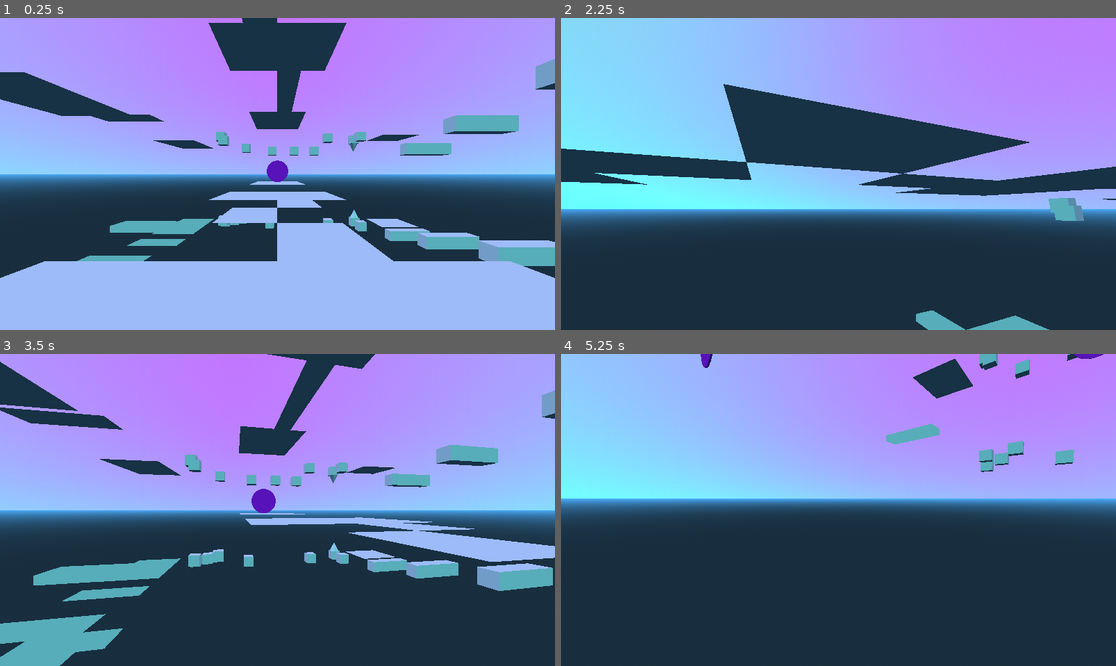
Above: before the commit, frames 1-4 (two rows, left to right).
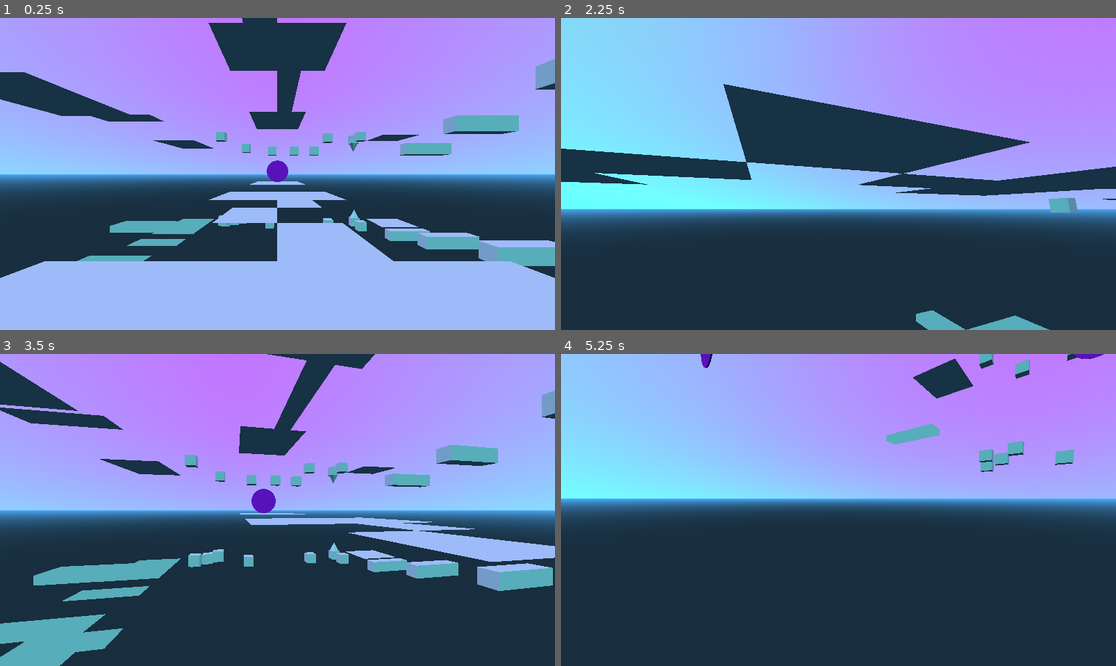
Above: after the commit, the same moments.

Repository: william-v4/flippyflippy
Game: Godot game, scene res://main/title.tscn
The game is run twice, just before and just after one commit, with the same random seed, the same clock (stepped at 60 frames per second) and the same inputs. This scene is started directly instead of the project's main scene.
Inputs (mouse positions are in pixels of both pictures, inside the frame that each line leads up to):
- Up to frame 1 (0.25 s): no input
- Up to frame 2 (2.25 s): tap Enter at 0.5 s; move the mouse to (810, 236) at 0.52 s; hold W (move_forward) 0.53-2.03 s; tap E (action_key_a) at 0.6, 1.35, 2.1 s; tap Space (jump) at 0.77, 1.52 s; move the mouse to (1005, 220) at 1.27 s; move the mouse to (672, 127) at 2.02 s; hold A (move_left) from 2.03 s (still down)
- Up to frame 3 (3.5 s): keep holding A (move_left); move the mouse to (305, 510) at 2.77 s; tap E (action_key_a) at 2.85 s; tap Space (jump) at 3.02 s
- Up to frame 4 (5.25 s): move the mouse to (755, 432) at 3.52 s; release A (move_left) at 3.53 s; hold S (move_back) 3.53-4.28 s; tap E (action_key_a) at 3.6, 4.35, 5.1 s; tap Space (jump) at 3.77, 4.52 s; move the mouse to (960, 494) at 4.27 s; hold D (move_right) 4.28-5.03 s; move the mouse to (727, 525) at 5.02 s; hold W (move_forward) from 5.03 s (still down)

The runs differ from the first frame. In frame 1, less than 0.1% of the frame differs, in the area x 39-42%, y 37-41%; in frame 2, 0.2%, in the area x 88-95%, y 60-66%; in frame 3, less than 0.1%; in frame 4, less than 0.1%.

Commit message:
just got burned by nelson

Diff:
--- a/godotproject/main/main.gd
+++ b/godotproject/main/main.gd
@@ -240,7 +240,7 @@
 
 func setportalcams():
 	$Levels/TutorialLevel/end/MeshInstance3D.mesh.surface_get_material(0).albedo_texture.viewport_path = NodePath(str($Levels/TutorialLevel.nextlevel) + "/frontview")
-	print($Levels/TutorialLevel/end/MeshInstance3D.mesh.surface_get_material(0).albedo_texture.viewport_path)
+	# print($Levels/TutorialLevel/end/MeshInstance3D.mesh.surface_get_material(0).albedo_texture.viewport_path)
 	# print(NodePath(str($Levels/TutorialLevel.nextlevel) + "/frontview"))
 	$Levels/level1/start/MeshInstance3D.mesh.surface_get_material(0).albedo_texture.viewport_path = NodePath(str($Levels/level1.previouslevel) + "/backview")
 	# print(NodePath(str($Levels/level1.nextlevel) + "/frontview"))
--- a/godotproject/resources/levels/level1.tscn
+++ b/godotproject/resources/levels/level1.tscn
@@ -336,14 +336,6 @@
 transform = Transform3D(1, 0, 0, 0, 1, 0, 0, 0, 1, 2, -9, 3)
 shape = SubResource("ConcavePolygonShape3D_fp705")
 
-[node name="parallelcube4" type="MeshInstance3D" parent="split2"]
-transform = Transform3D(1, 0, 0, 0, 1, 0, 0, 0, 1, 2, 9, 3)
-mesh = SubResource("BoxMesh_k4u4h")
-
-[node name="parallelcube4collisionshape4" type="CollisionShape3D" parent="split2"]
-transform = Transform3D(1, 0, 0, 0, 1, 0, 0, 0, 1, 2, 9, 3)
-shape = SubResource("ConcavePolygonShape3D_fp705")
-
 [node name="parallelcube2" type="MeshInstance3D" parent="split2"]
 transform = Transform3D(1, 0, 0, 0, 1, 0, 0, 0, 1, 13, 7, 0)
 mesh = SubResource("BoxMesh_k4u4h")
--- a/godotproject/resources/levels/level2.tscn
+++ b/godotproject/resources/levels/level2.tscn
@@ -247,8 +247,8 @@
 blend_shape_mode = 0
 shadow_mesh = SubResource("ArrayMesh_2v6fn")
 
-[sub_resource type="ConcavePolygonShape3D" id="ConcavePolygonShape3D_q7usp"]
-data = PackedVector3Array(-1, 0, 1, 1, 0, -1, 1, 0, 1, -1, 0, 1, -1, 0, -1, 1, 0, -1)
+[sub_resource type="ConvexPolygonShape3D" id="ConvexPolygonShape3D_c5kih"]
+points = PackedVector3Array(-1, 0, -1, -1, 0, 0.999979, 1, 0, -1, 1, 0, 0.999979)
 
 [sub_resource type="Animation" id="Animation_q7wc3"]
 length = 0.001
@@ -914,12 +914,12 @@
 shape = SubResource("ConcavePolygonShape3D_04pyw")
 
 [node name="paralleljumppad1mesh" type="MeshInstance3D" parent="split1/parallel1"]
-transform = Transform3D(1, 0, 0, 0, 1, 0, 0, 0, 1, 10, 18, 0)
+transform = Transform3D(1, 0, 0, 0, 1, 0, 0, 0, 1, 10, 23, 0)
 mesh = SubResource("ArrayMesh_jp14y")
 skeleton = NodePath("")
 
 [node name="paralleljumppad1" type="CollisionShape3D" parent="split1/parallel1"]
-transform = Transform3D(1, 0, 0, 0, 1, 0, 0, 0, 1, 10, 18, 0)
+transform = Transform3D(1, 0, 0, 0, 1, 0, 0, 0, 1, 10, 23, 0)
 shape = SubResource("ConcavePolygonShape3D_ax5yl")
 
 [node name="currentmovecube1" type="StaticBody3D" parent="split1"]
@@ -939,7 +939,7 @@
 "": SubResource("AnimationLibrary_kco2j")
 }
 
-[node name="currentmovepad1" type="StaticBody3D" parent="split1"]
+[node name="currentmovepad1" type="CharacterBody3D" parent="split1"]
 transform = Transform3D(1, 0, 0, 0, 1, 0, 0, 0, 1, 22, -10, -3)
 collision_layer = 3
 collision_mask = 3
@@ -949,7 +949,7 @@
 skeleton = NodePath("")
 
 [node name="CollisionShape3D" type="CollisionShape3D" parent="split1/currentmovepad1"]
-shape = SubResource("ConcavePolygonShape3D_q7usp")
+shape = SubResource("ConvexPolygonShape3D_c5kih")
 
 [node name="AnimationPlayer" type="AnimationPlayer" parent="split1/currentmovepad1"]
 libraries = {
Not shown, added: godotproject/export_presets.cfg
